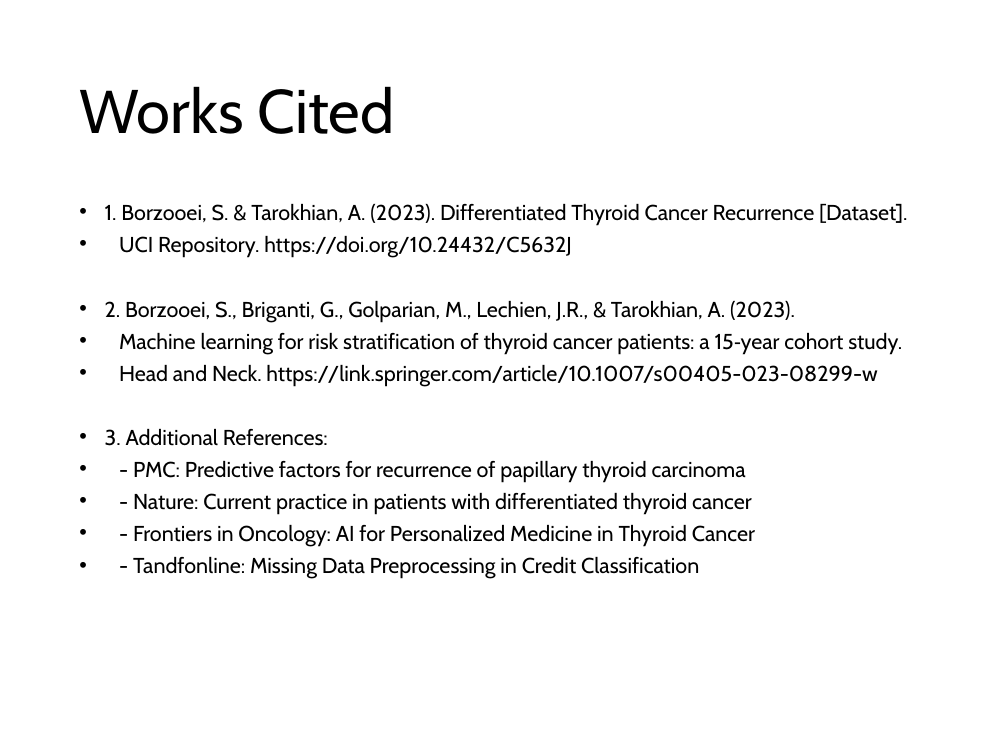
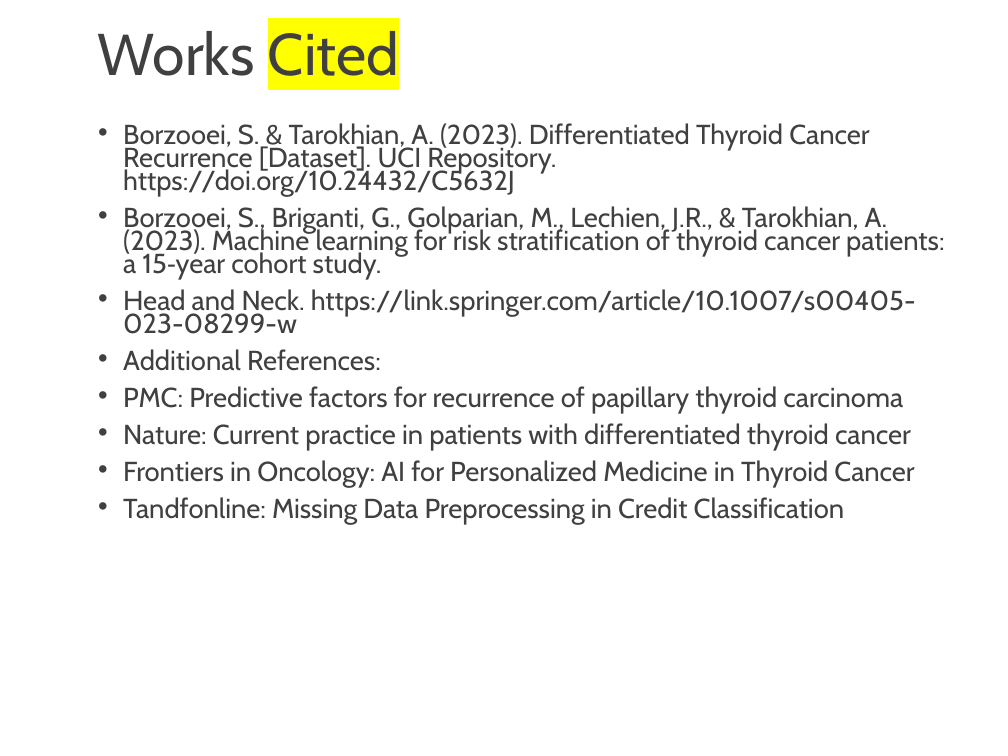
Before and after one commit to josh-dcosta/pjas-thyroid, a slide deck: slide 21 of presentation/Thyroid_Cancer_Recurrence_Presentation.pptx (slide 18 before the commit). Drawn at 1008x756 pixels with LibreOffice and Linux fonts; fonts in the diff are those of the drawing. Boxes give left, top, right and bottom in pixels: in the first picture for what was removed or moved away, otherwise in the second. Text is boxed around its words. In the diff, an @@ line names an element or a change of style, - is before the commit and + after.

Commit message:
updated

```diff
--- a/presentation/Thyroid_Cancer_Recurrence_Presentation.pptx
+++ b/presentation/Thyroid_Cancer_Recurrence_Presentation.pptx
@@ text "Works Cited": place and size @@
-text "Works Cited" at [79, 86, 394, 134]
+text "Works Cited" at [98, 31, 399, 76]
@@ text "Works Cited" at [98, 31, 399, 76]: size 44 to 42 pt, text colour #000000 to #404040; highlight none to #FFFF00 in "Cited"; vertical alignment middle to top @@
@@ text "Borzooei, S. & Tarokhian, A. ...": place and size @@
-text "Borzooei, S. & Tarokhian, A. ..." at [105, 204, 907, 579]
+text "Borzooei, S. & Tarokhian, A. ..." at [123, 123, 944, 524]
@@ text at [123, 123, 944, 279]: text changed; size 15.4 to 19.6 pt; text colour #000000 to #404040 @@
-• 1. Borzooei, S. & Tarokhian, A. (2023). Differentiated Thyroid Cancer Recurrence [Dataset].
-• UCI Repository. https://doi.org/10.24432/C5632J
-• 2. Borzooei, S., Briganti, G., Golparian, M., Lechien, J.R., & Tarokhian, A. (2023).
-• Machine learning for risk stratification of thyroid cancer patients: a 15‐year cohort study.
+• Borzooei, S. & Tarokhian, A. (2023). Differentiated Thyroid Cancer Recurrence [Dataset]. UCI Repository. https://doi.org/10.24432/C5632J
+• Borzooei, S., Briganti, G., Golparian, M., Lechien, J.R., & Tarokhian, A. (2023). Machine learning for risk stratification of thyroid cancer patients: a 15‐year cohort study.
@@ text at [123, 289, 916, 334]: size 15.4 to 19.6 pt, text colour #000000 to #404040 in "Head and Neck. https://link.springer.com/article/10.1007/s00 ..." @@
@@ text at [123, 349, 914, 524]: text changed; size 15.4 to 19.6 pt; text colour #000000 to #404040 @@
-• 3. Additional References:
-• - PMC: Predictive factors for recurrence of papillary thyroid carcinoma
-• - Nature: Current practice in patients with differentiated thyroid cancer
-• - Frontiers in Oncology: AI for Personalized Medicine in Thyroid Cancer
-• - Tandfonline: Missing Data Preprocessing in Credit Classification
+• Additional References:
+• PMC: Predictive factors for recurrence of papillary thyroid carcinoma
+• Nature: Current practice in patients with differentiated thyroid cancer
+• Frontiers in Oncology: AI for Personalized Medicine in Thyroid Cancer
+• Tandfonline: Missing Data Preprocessing in Credit Classification
```
Also in this commit, not shown: 13 other slides changed, 7 slides added, 4 slides removed.
